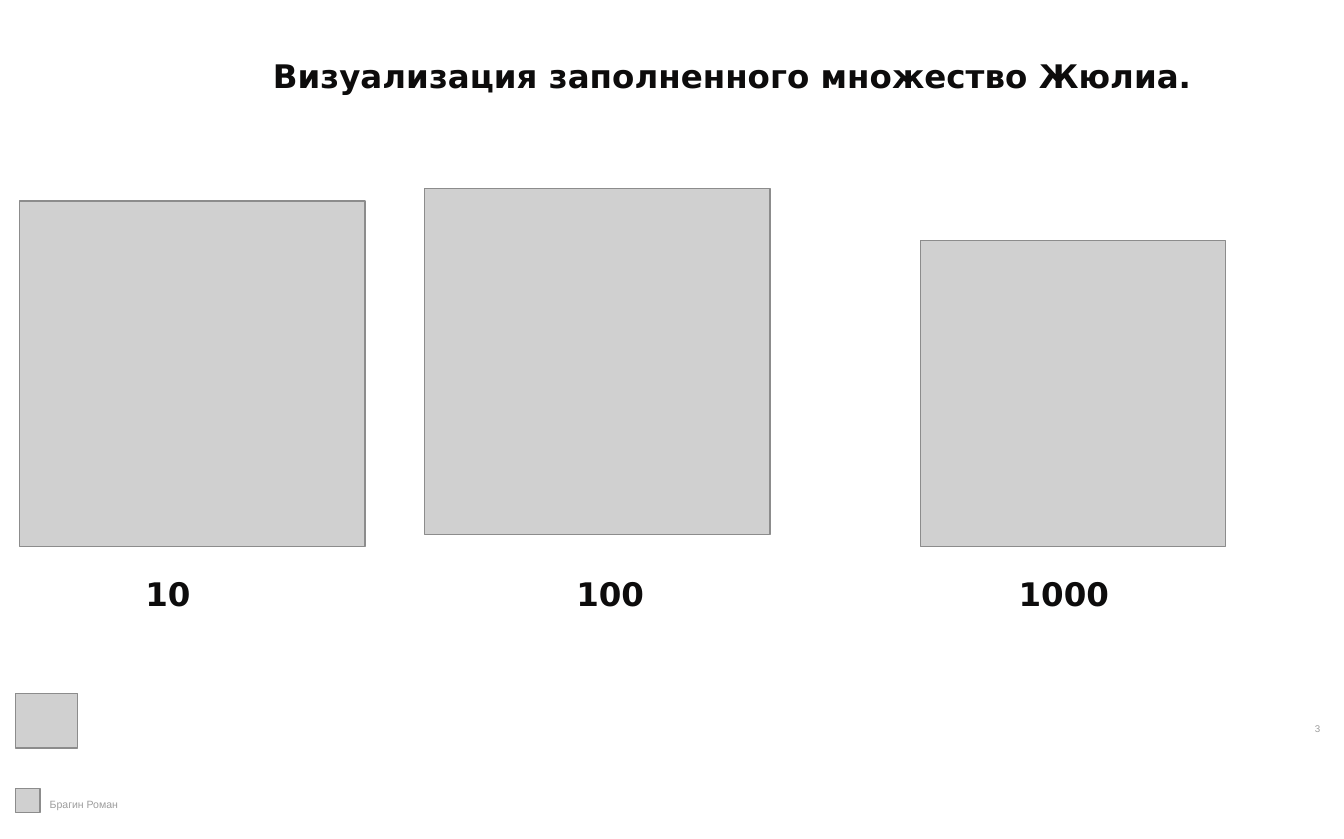
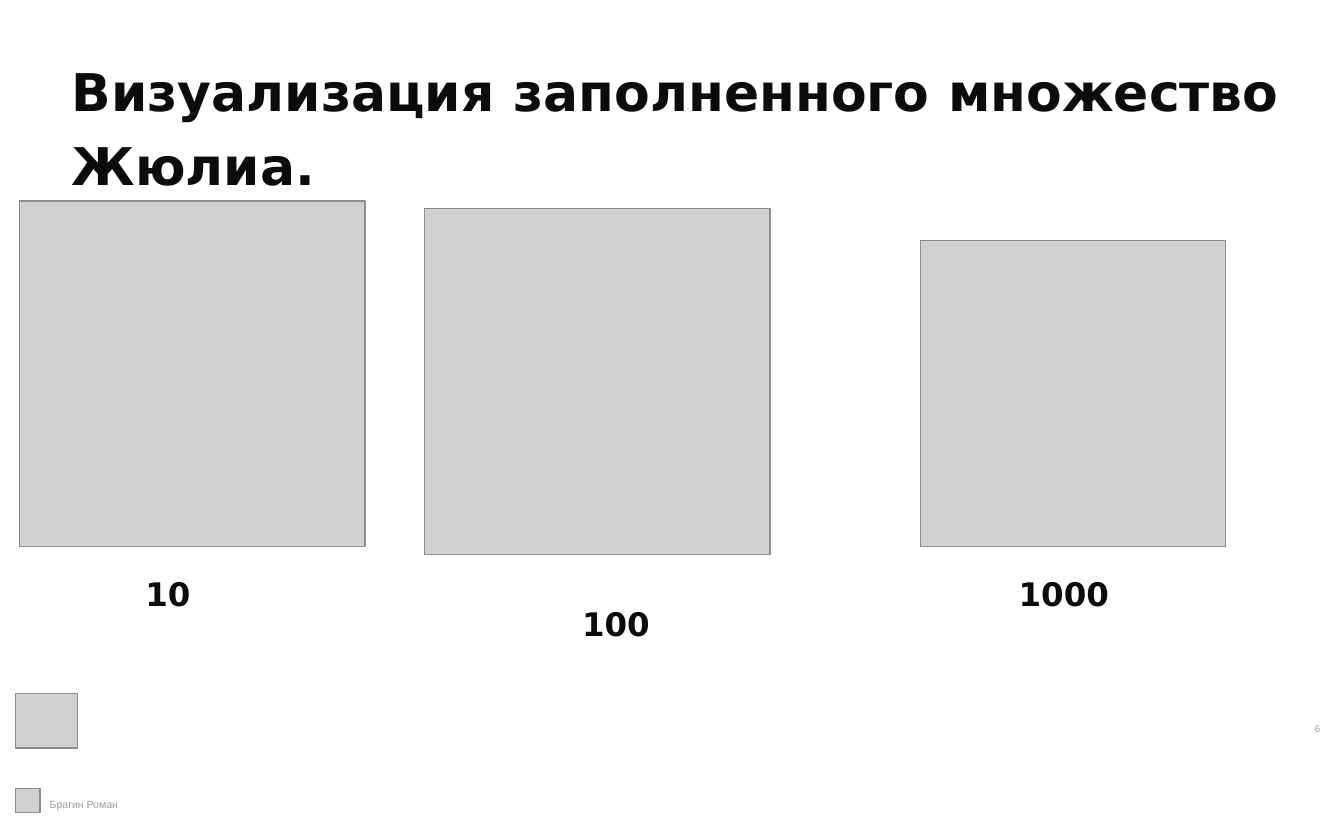
Before and after one commit to mushdi12/tfcp_lab_1, a slide deck: slide 6 of Лаба 1 Тфкп.pptx (slide 3 before the commit). Drawn at 1344x839 pixels with LibreOffice and Linux fonts; fonts in the diff are those of the drawing; grey boxes stand for pictures; background and template pictures are left out. Boxes give left, top, right and bottom in pixels: in the first picture for what was removed or moved away, otherwise in the second. Text is boxed around its words. In the diff, an @@ line names an element or a change of style, - is before the commit and + after.

```diff
--- a/Лаба 1 Тфкп.pptx
+++ b/Лаба 1 Тфкп.pptx
@@ text "Визуализация заполненного множество Жюлиа.": place and size @@
-text "Визуализация заполненного множество Жюлиа." at bbox=[273, 64, 1191, 95]
+text "Визуализация заполненного множество Жюлиа." at bbox=[72, 73, 1278, 186]
@@ text "Визуализация заполненного множество Жюлиа." at bbox=[72, 73, 1278, 186]: size 20 to 32 pt @@
@@ picture: place and size @@
-picture at bbox=[424, 189, 770, 535]
+picture at bbox=[424, 209, 770, 555]
@@ text "100": place and size @@
-text "100" at bbox=[576, 582, 644, 607]
+text "100" at bbox=[582, 612, 650, 637]
```
Also in this commit, not shown: 2 other slides changed, 3 slides added.
